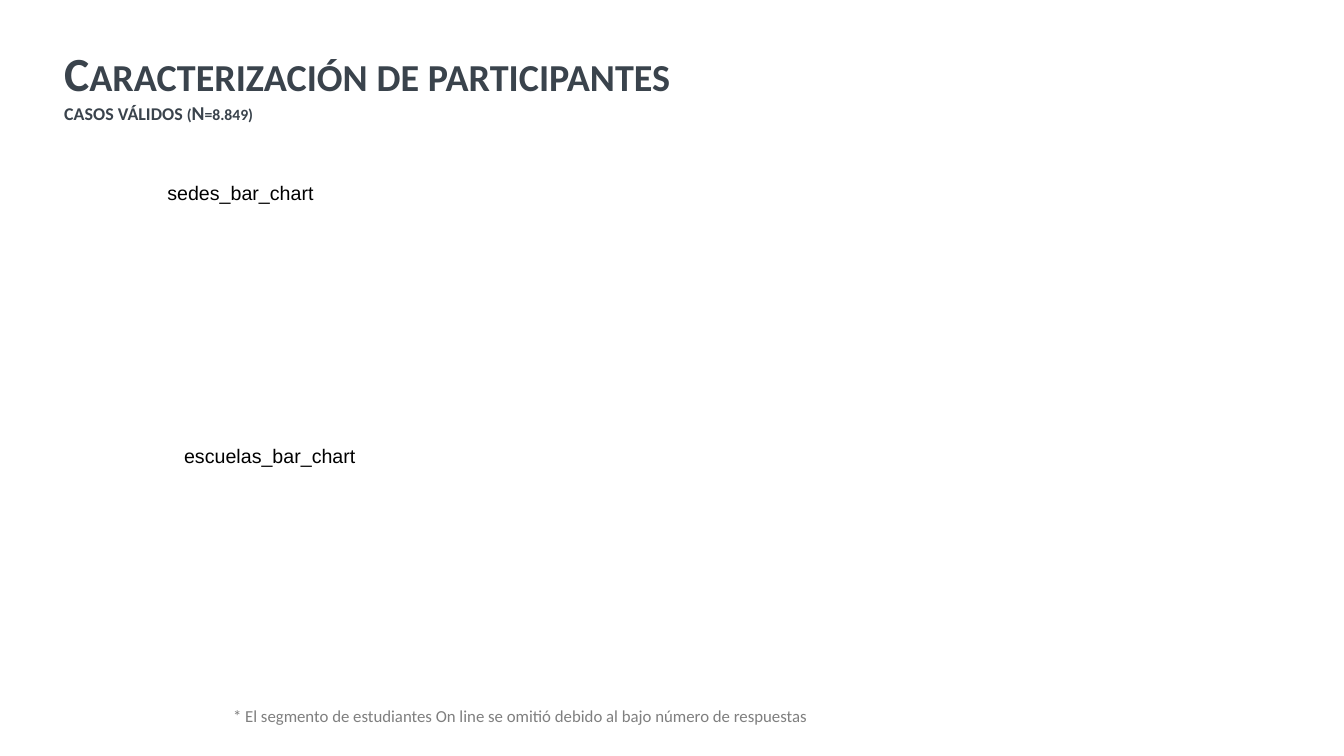
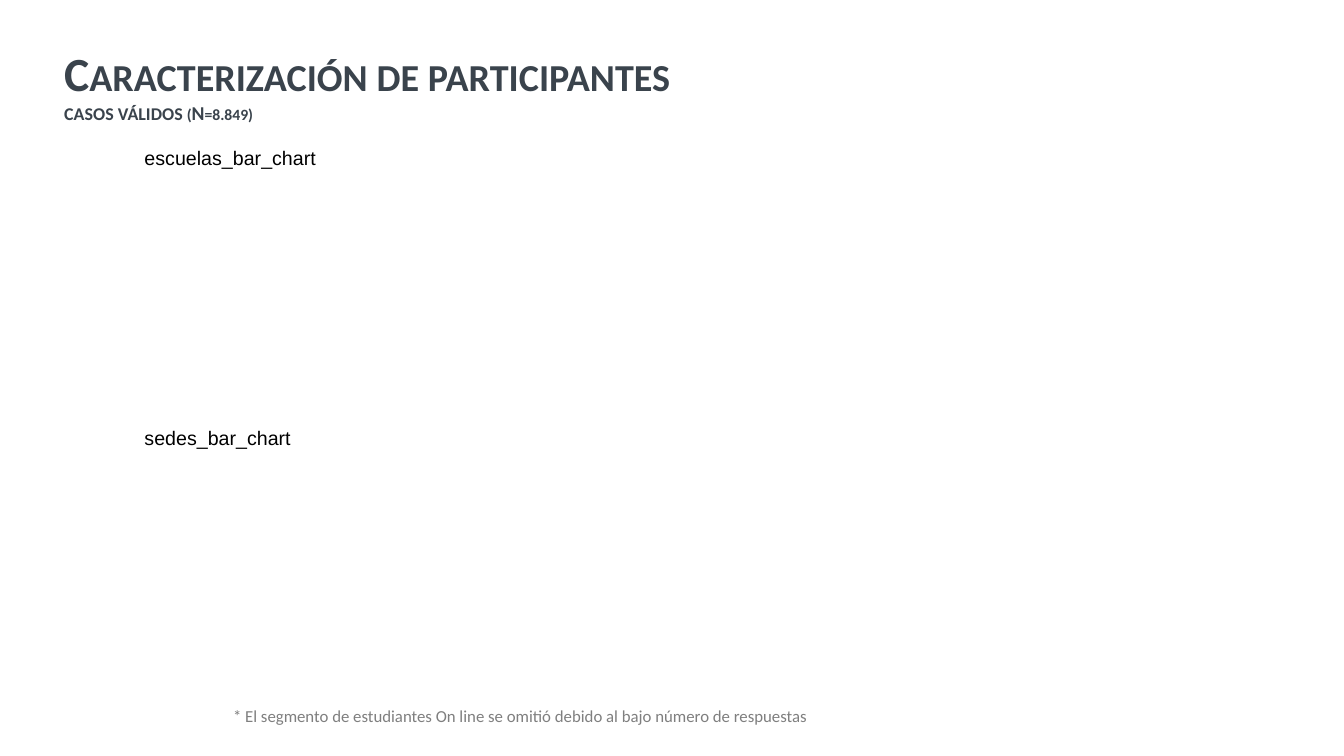
Before and after one commit to SebaValenzuela/Radiografia-del-Bienestar-DUOC-UC-2025-Niveles, a slide deck: slide 14 of reports/templates/template-global.pptx. Drawn at 1344x756 pixels with LibreOffice and Linux fonts; fonts in the diff are those of the drawing; background and template pictures are left out. Boxes give left, top, right and bottom in pixels: in the first picture for what was removed or moved away, otherwise in the second. Text is boxed around its words. In the diff, an @@ line names an element or a change of style, - is before the commit and + after.

```diff
--- a/reports/templates/template-global.pptx
+++ b/reports/templates/template-global.pptx
@@ text "escuelas_bar_chart": place and size @@
-text "escuelas_bar_chart" at (184, 448, 355, 467)
+text "escuelas_bar_chart" at (144, 150, 315, 169)
@@ text "sedes_bar_chart": place and size @@
-text "sedes_bar_chart" at (167, 185, 313, 204)
+text "sedes_bar_chart" at (144, 430, 290, 449)
```
Also in this commit, not shown: 4 other files.
